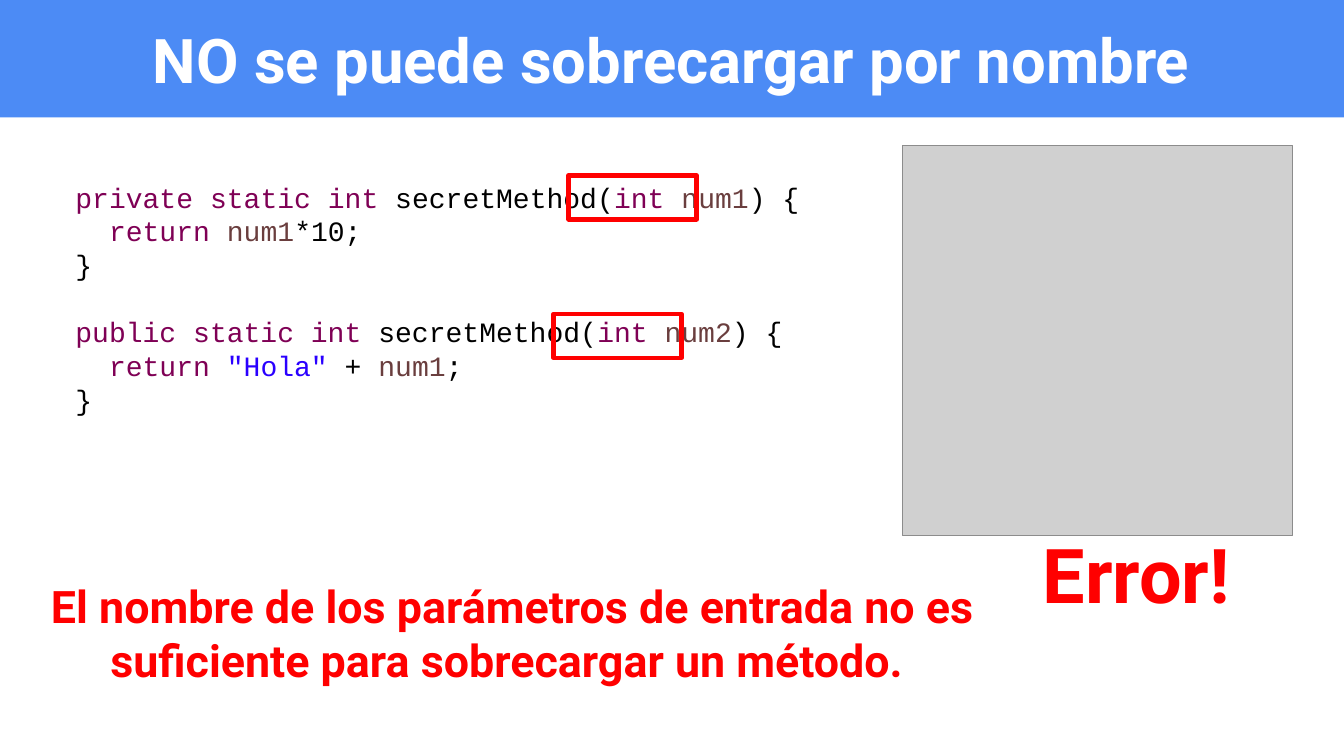
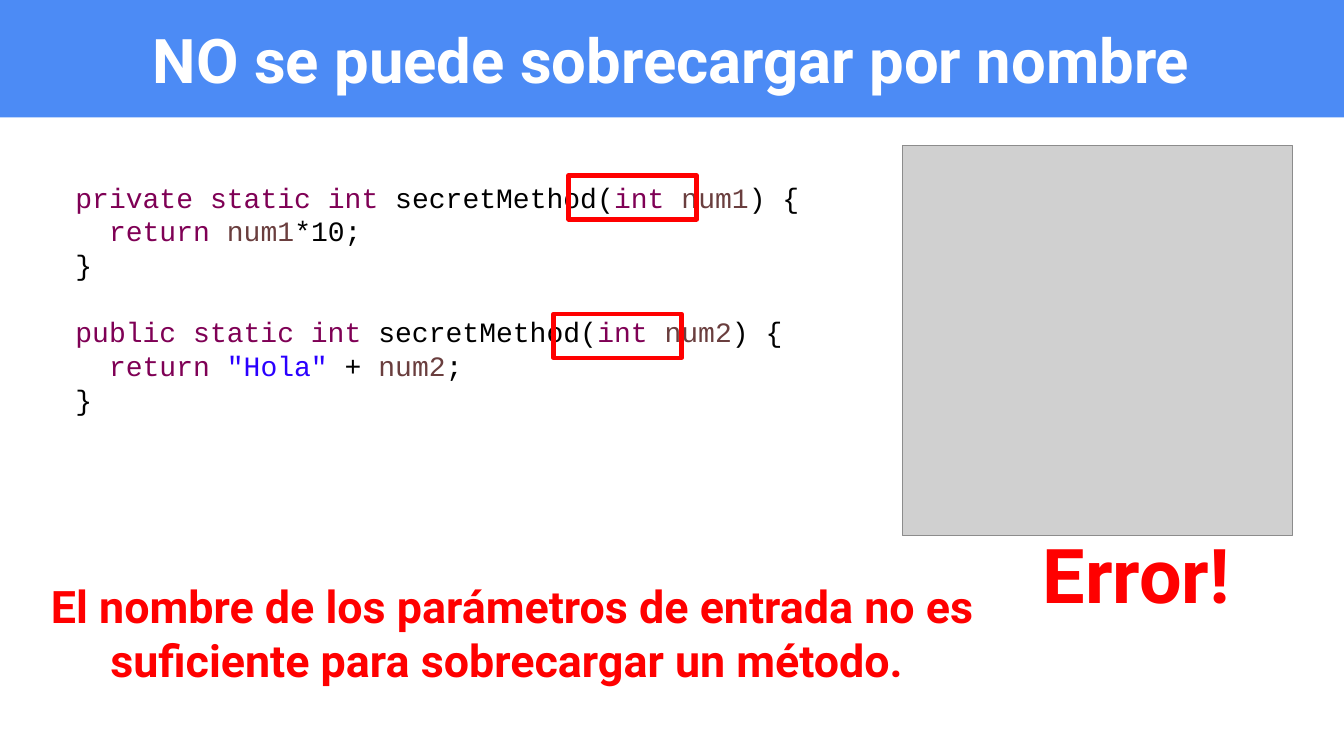
Before and after one commit to OMardil/INFO2, a slide deck: slide 16 of MOD07_Sobrecarga_de_Metodos/01 Presentacion/INFO2_MOD07-Sobrecarga.pptx. Drawn at 1344x756 pixels with LibreOffice and Linux fonts; fonts in the diff are those of the drawing; grey boxes stand for pictures. Boxes give left, top, right and bottom in pixels: in the first picture for what was removed or moved away, otherwise in the second. Text is boxed around its words. In the diff, an @@ line names an element or a change of style, - is before the commit and + after.

```diff
--- a/MOD07_Sobrecarga_de_Metodos/01 Presentacion/INFO2_MOD07-Sobrecarga.pptx
+++ b/MOD07_Sobrecarga_de_Metodos/01 Presentacion/INFO2_MOD07-Sobrecarga.pptx
@@ text at [109, 356, 462, 381]: text changed @@
-return "Hola" + num1;
+return "Hola" + num2;
```
Also in this commit, not shown: 2 other slides changed.
